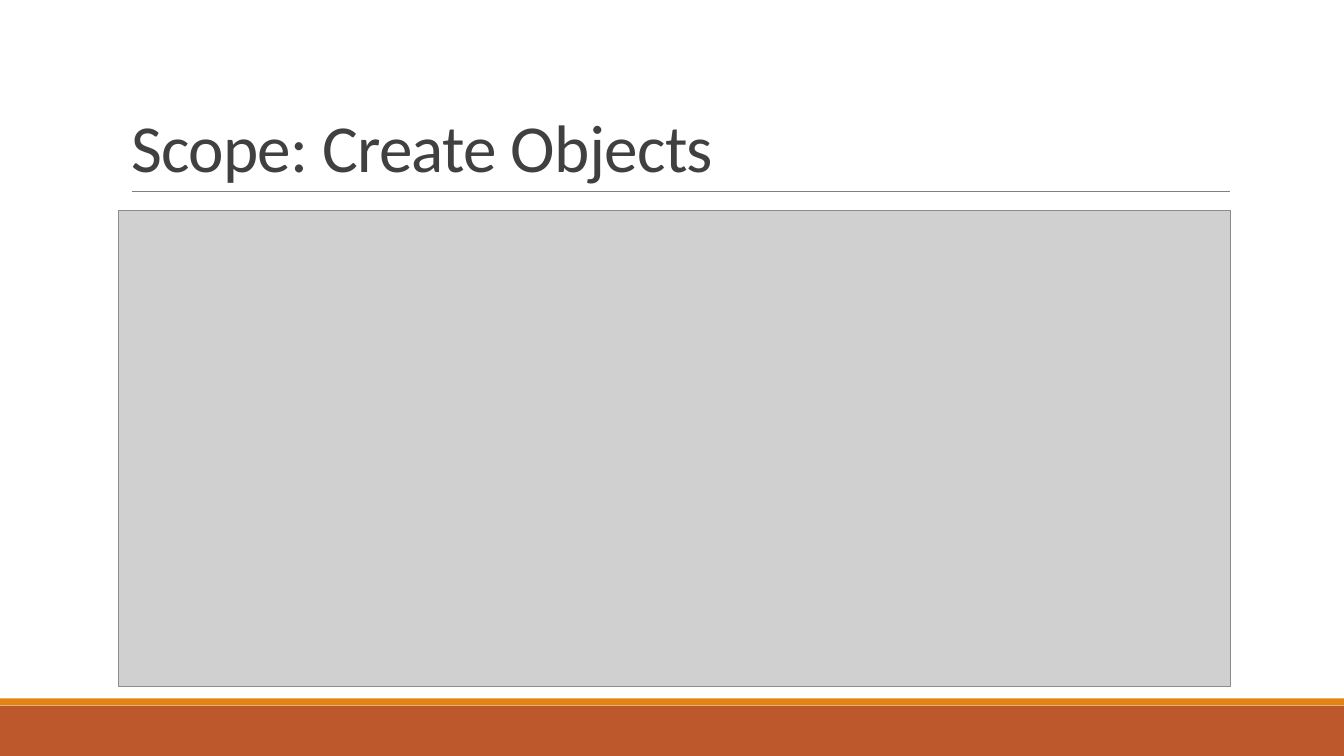
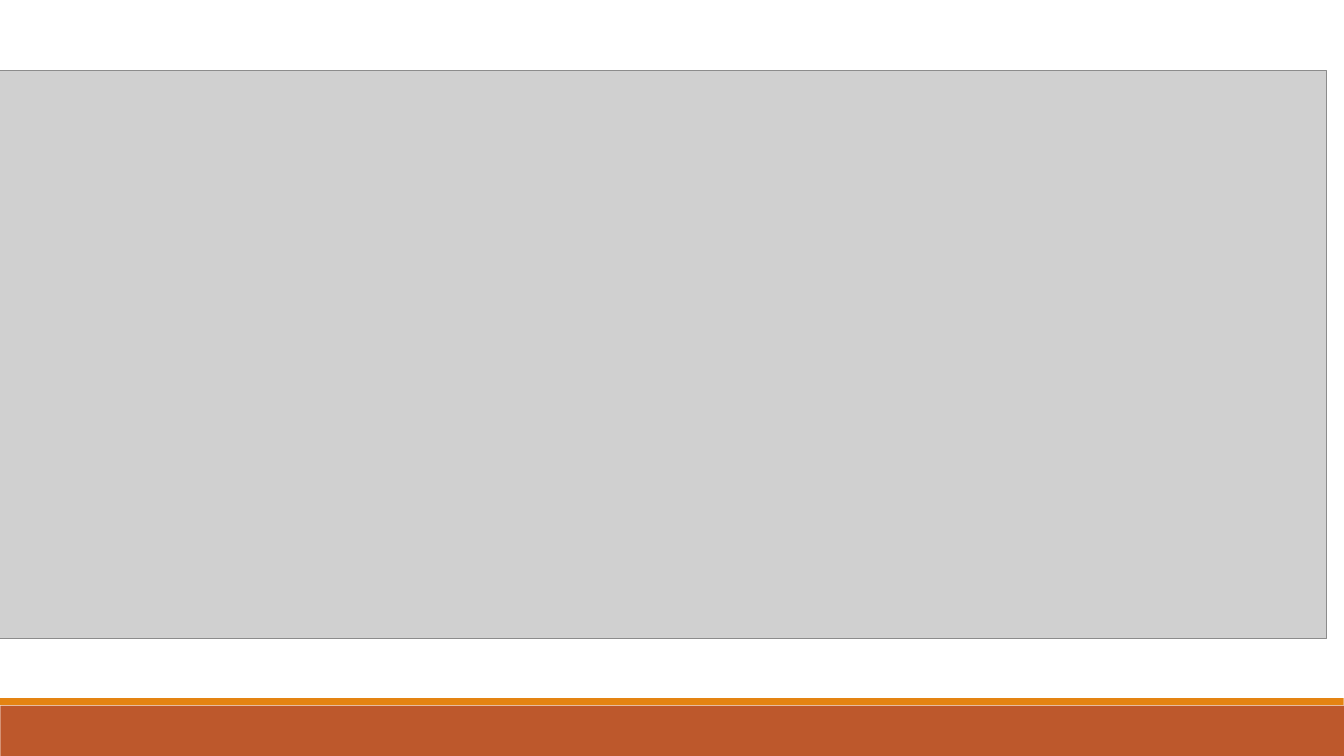
Before and after one commit to ofrendo/kronos, a slide deck: slide 8 of doc/Presentation.pptx (slide 5 before the commit). Drawn at 1344x756 pixels with LibreOffice and Linux fonts; fonts in the diff are those of the drawing; grey boxes stand for pictures. Boxes give left, top, right and bottom in pixels: in the first picture for what was removed or moved away, otherwise in the second. Text is boxed around its words. In the diff, an @@ line names an element or a change of style, - is before the commit and + after.

```diff
--- a/doc/Presentation.pptx
+++ b/doc/Presentation.pptx
@@ picture: place and size @@
-picture at bbox=[118, 210, 1230, 687]
+picture at bbox=[0, 71, 1327, 639]
@@ title removed at bbox=[131, 125, 713, 184] @@
-Scope: Create Objects
@@ line removed from (132, 192) to (1231, 192) @@
```
Also in this commit, not shown: 2 other slides changed, 5 slides added, 1 slide removed.
